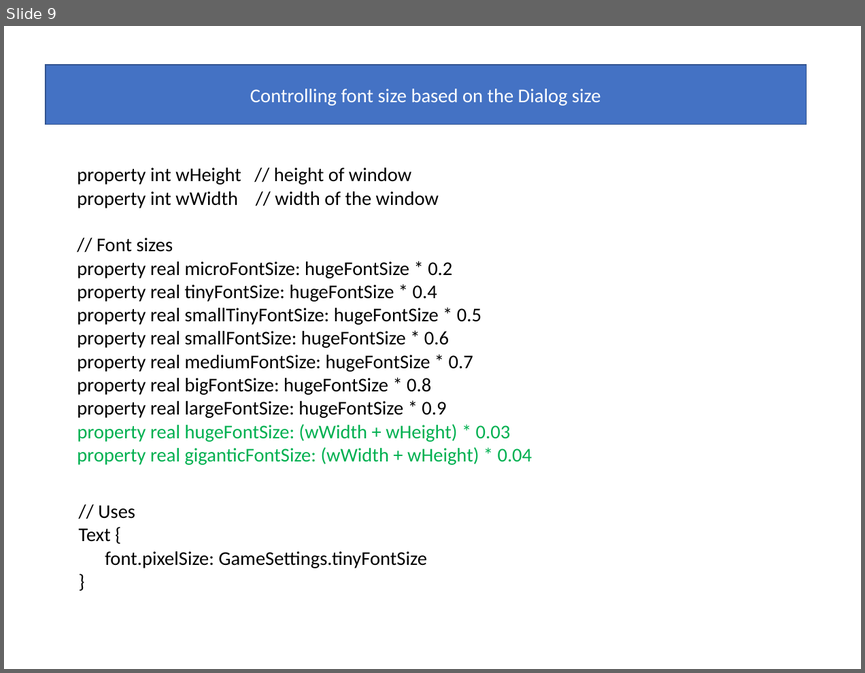
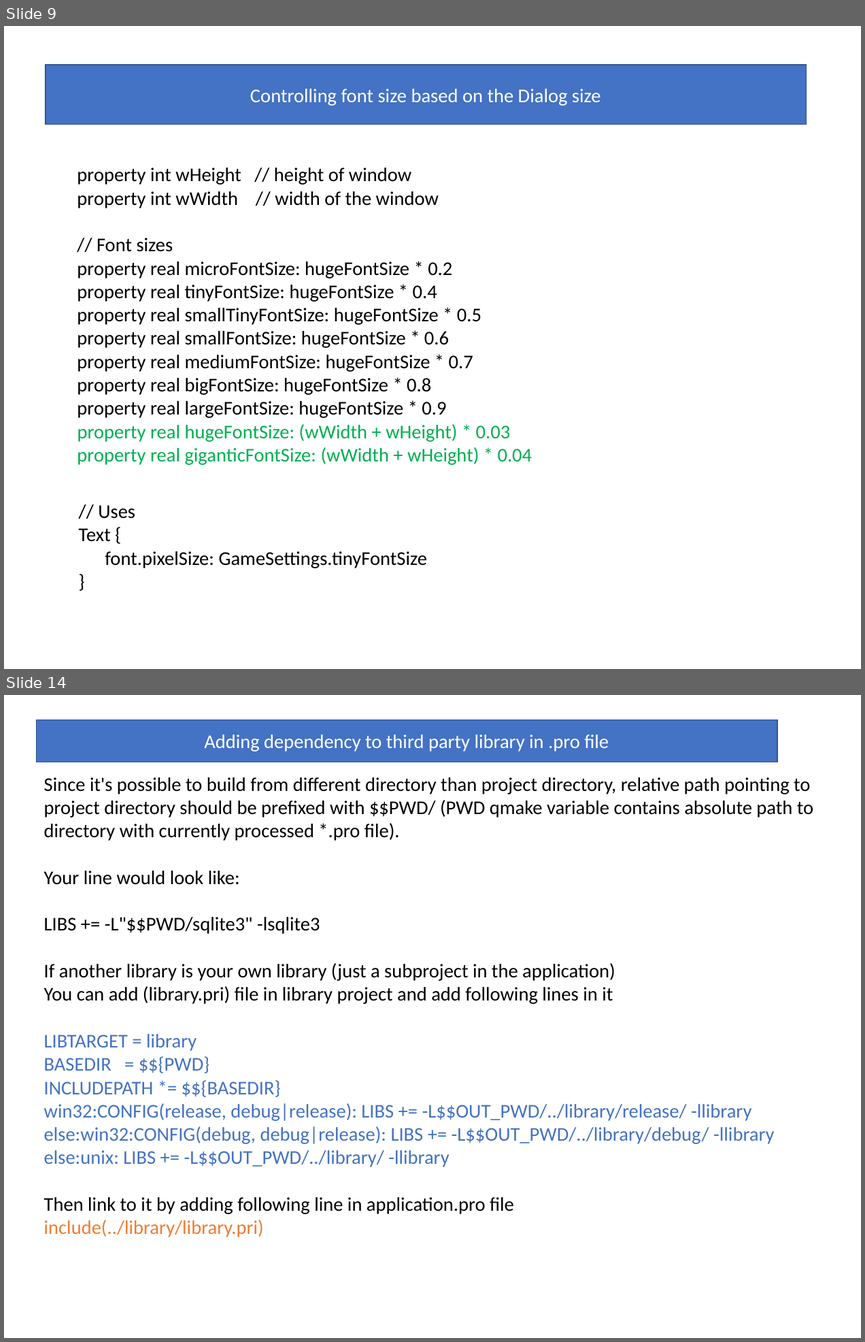
Before and after one commit to girishlande/QMLProjects, a slide deck: learnings.pptx. Shown one above the other, each under a label of ours: slide 9 before the commit, slides 9 and 14 after it; the slides between them are not shown. The pictures are 865x673 and 865x1342 pixels, drawn with LibreOffice and Linux fonts; fonts in the diff are those of the drawing; background and template pictures are left out. Boxes give left, top, right and bottom in pixels: in the first picture for what was removed or moved away, otherwise in the second. Text is boxed around its words. In the diff, an @@ line names an element or a change of style, - is before the commit and + after.

```diff
--- a/learnings.pptx
+++ b/learnings.pptx
@@ slide 14 added at [4,695,861,1338], background picture (left out) @@
@@ rectangle added at [36,720,777,762], fill #4472C4, outline #325491 1 pt, 18 pt, text #FFFFFF @@
+Adding dependency to third party library in .pro file
@@ text added at [44,777,813,1237], 18 pt, text #000000 @@
+Since it's possible to build from different directory than project directory, relative path pointing to project directory should be prefixed with $$PWD/ (PWD qmake variable contains absolute path to directory with currently processed *.pro file).
+Your line would look like:
+LIBS += -L"$$PWD/sqlite3" -lsqlite3
+If another library is your own library (just a subproject in the application)
+You can add (library.pri) file in library project and add following lines in it
+LIBTARGET = library
+BASEDIR = $${PWD}
+INCLUDEPATH *= $${BASEDIR}
+win32:CONFIG(release, debug|release): LIBS += -L$$OUT_PWD/../library/release/ -llibrary
+else:win32:CONFIG(debug, debug|release): LIBS += -L$$OUT_PWD/../library/debug/ -llibrary
+else:unix: LIBS += -L$$OUT_PWD/../library/ -llibrary
+Then link to it by adding following line in application.pro file
+include(../library/library.pri)
```
Also in this commit, not shown: 2 slides changed, 9 other slides added, 24 other files.
